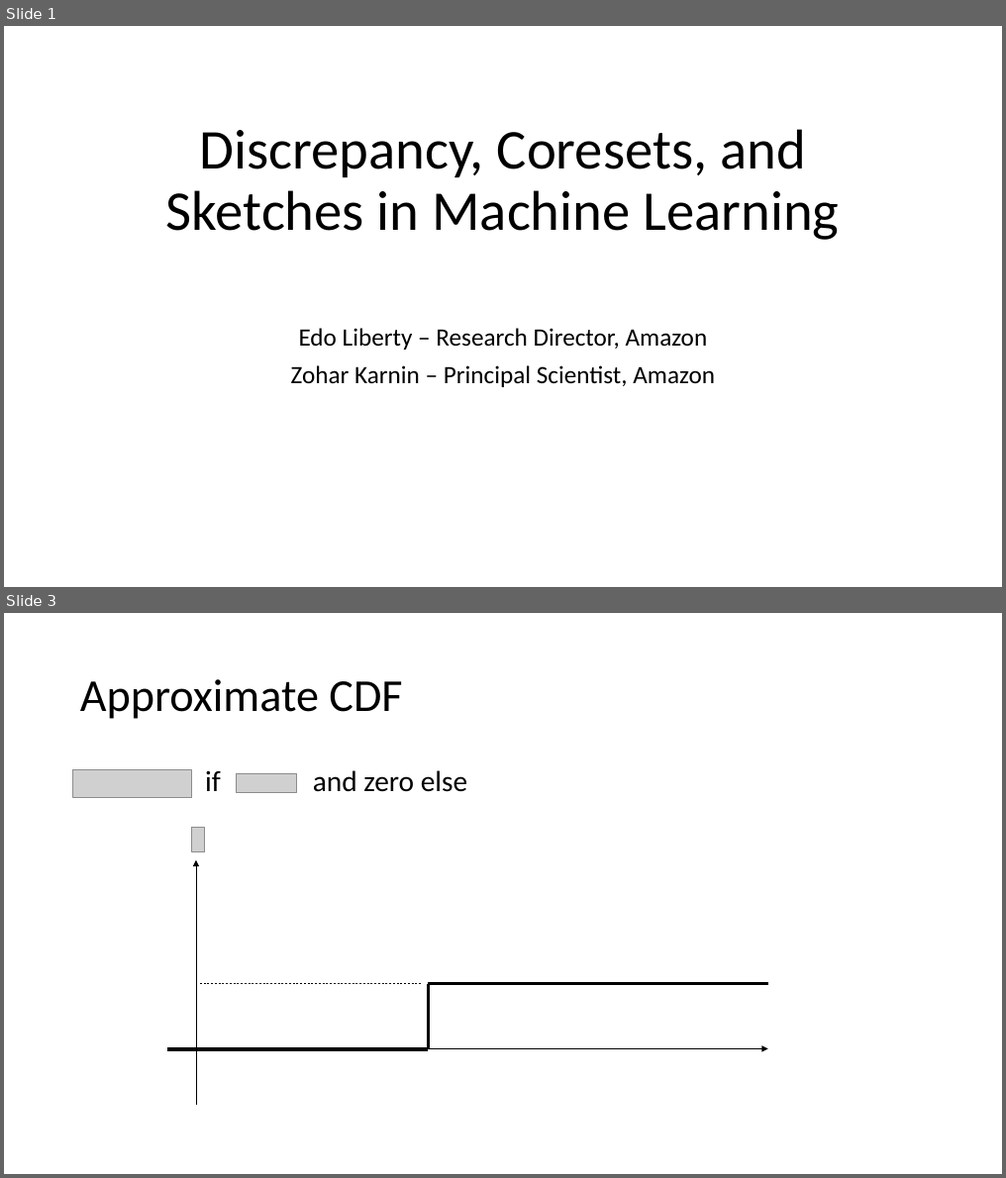
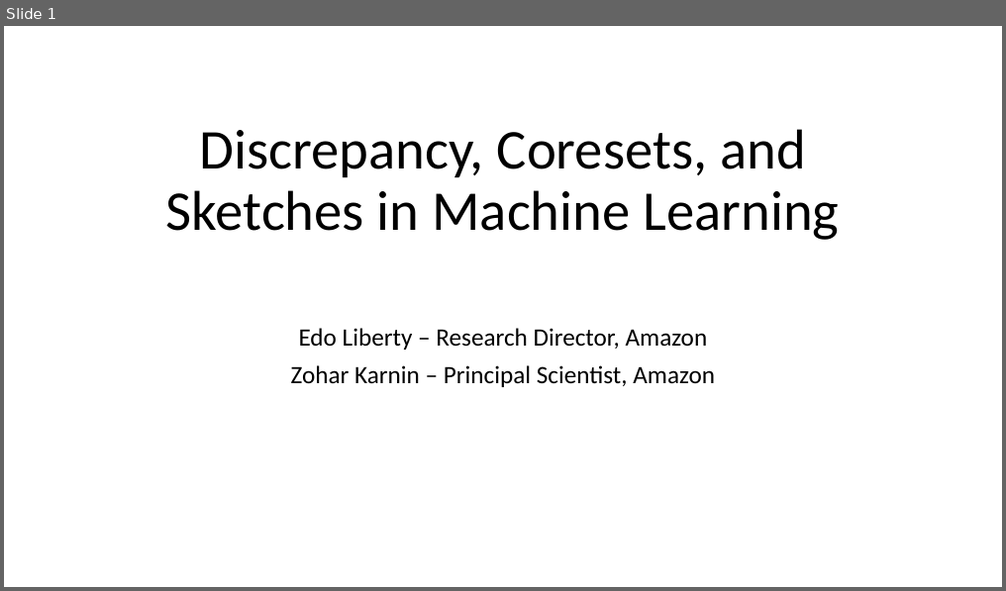
Before and after one commit to zkarnin/density_sketch, a slide deck: presentation.pptx. Shown one above the other, each under a label of ours: slides 1 and 3 before the commit, slide 1 after it; the slides between them are not shown. The pictures are 1006x1178 and 1006x591 pixels, drawn with LibreOffice and Linux fonts; fonts in the diff are those of the drawing; grey boxes stand for pictures; background and template pictures are left out. Boxes give left, top, right and bottom in pixels: in the first picture for what was removed or moved away, otherwise in the second. Text is boxed around its words. In the diff, an @@ line names an element or a change of style, - is before the commit and + after.

```diff
--- a/presentation.pptx
+++ b/presentation.pptx
@@ slide 3 removed at [4,613,1002,1174], background #FFFFFF @@
@@ title removed at [80,679,402,719] @@
-Approximate CDF
@@ picture removed at [73,770,191,797] @@
@@ text removed at [205,770,467,792] @@
-if and zero else
@@ picture removed at [237,773,297,792] @@
@@ picture removed at [191,828,205,852] @@
@@ arrow removed from (196, 1106) to (196, 861) @@
@@ line removed from (421, 984) to (199, 984) @@
@@ line removed from (429, 984) to (429, 1050) @@
@@ line removed from (429, 984) to (768, 984) @@
@@ arrow removed from (167, 1050) to (768, 1050) @@
@@ line removed from (167, 1050) to (429, 1050) @@
```
Also in this commit, not shown: 5 slides changed, 3 slides added.
